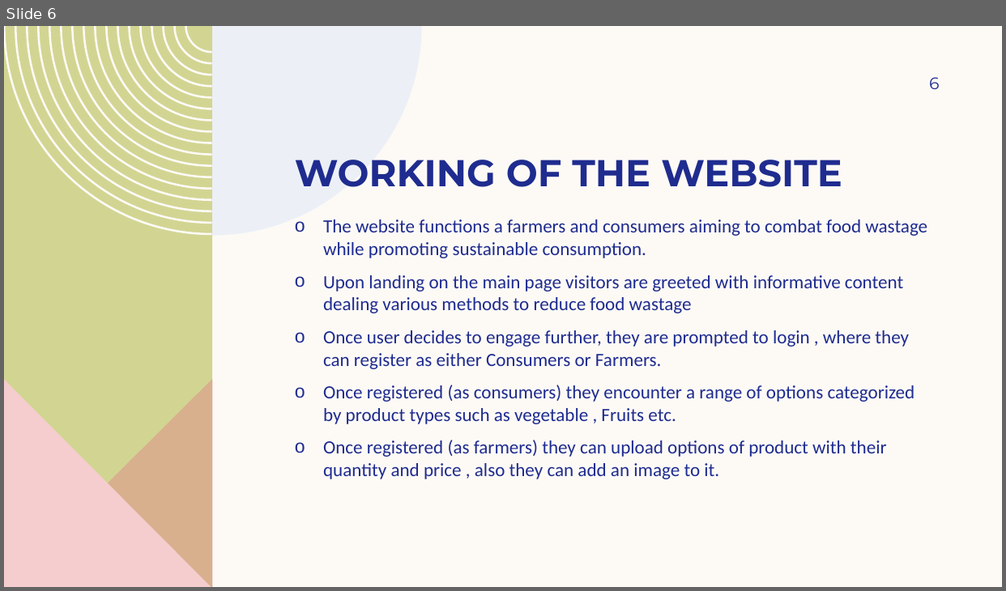
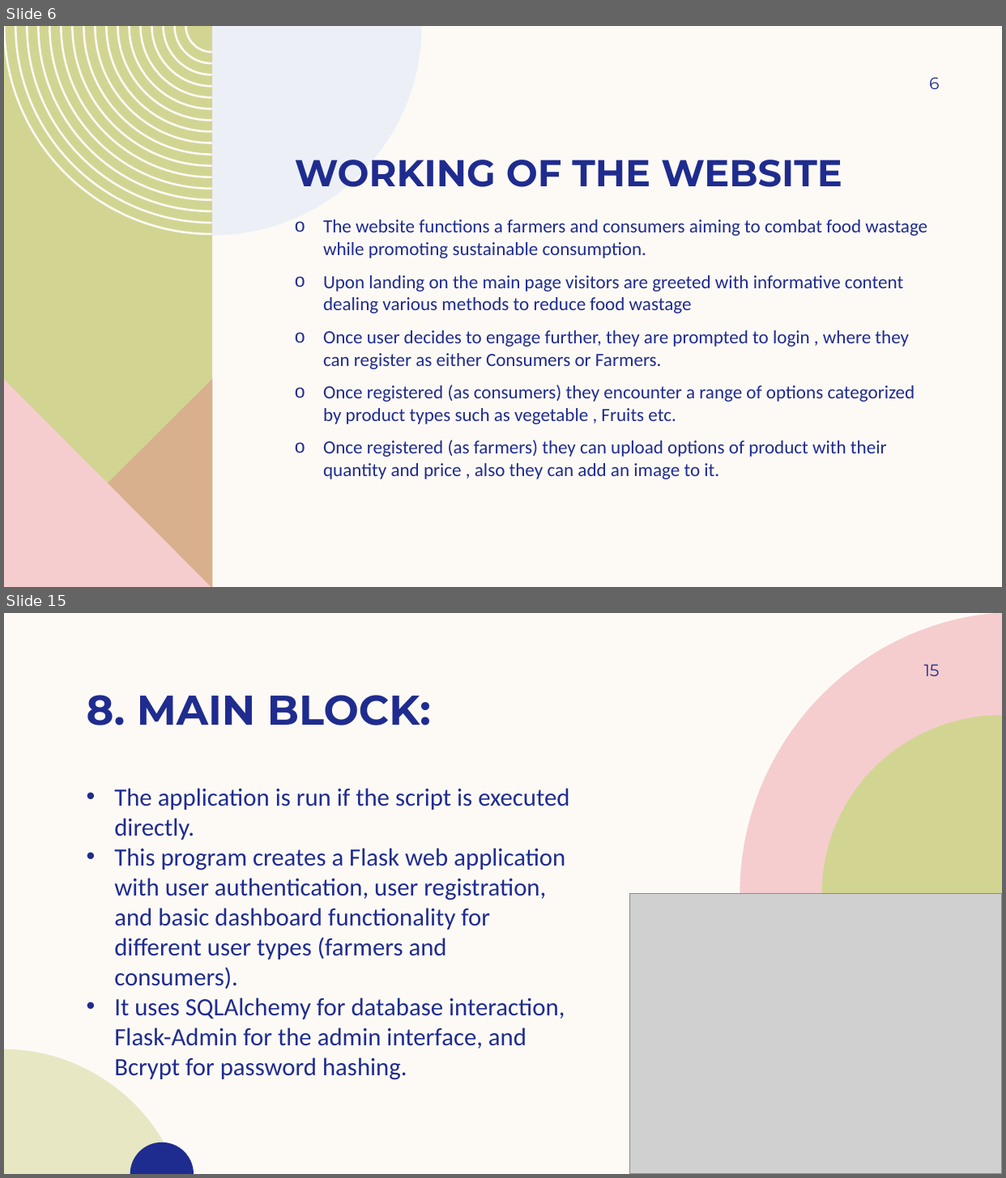
Before and after one commit to srr17/HackathonACMNEXUS, a slide deck: CROP LINK.pptx. Shown one above the other, each under a label of ours: slide 6 before the commit, slides 6 and 15 after it; the slides between them are not shown. The pictures are 1006x591 and 1006x1178 pixels, drawn with LibreOffice and Linux fonts; fonts in the diff are those of the drawing; grey boxes stand for pictures; background and template pictures are left out. Boxes give left, top, right and bottom in pixels: in the first picture for what was removed or moved away, otherwise in the second. Text is boxed around its words. In the diff, an @@ line names an element or a change of style, - is before the commit and + after.

```diff
--- a/CROP LINK.pptx
+++ b/CROP LINK.pptx
@@ slide 15 added at (4,613,1002,1174), background #FDFAF6 @@
@@ freeform shape added at (740,613,1002,895), fill #F5CDCE @@
@@ page number added at (924,664,940,676), 16 pt, text #1F2C8F @@
+15
@@ title added at (87,695,431,726), 40 pt, text #1F2C8F, bold @@
+8. MAIN BLOCK:
@@ freeform shape added at (822,715,1002,894), fill #D2D592 @@
@@ text added at (114,788,569,1080), 24 pt, text #1F2C8F @@
+• The application is run if the script is executed directly.
+• This program creates a Flask web application with user authentication, user registration, and basic dashboard functionality for different user types (farmers and consumers).
+• It uses SQLAlchemy for database interaction, Flask-Admin for the admin interface, and Bcrypt for password hashing.
@@ picture added at (630,894,1002,1174) @@
@@ freeform shape added at (4,1050,178,1174), fill #D2D592 at 50% opacity @@
@@ freeform shape added at (130,1143,194,1174), fill #1F2C8F @@
```
Also in this commit, not shown: 4 slides changed, 8 other slides added, 6 slides removed.
